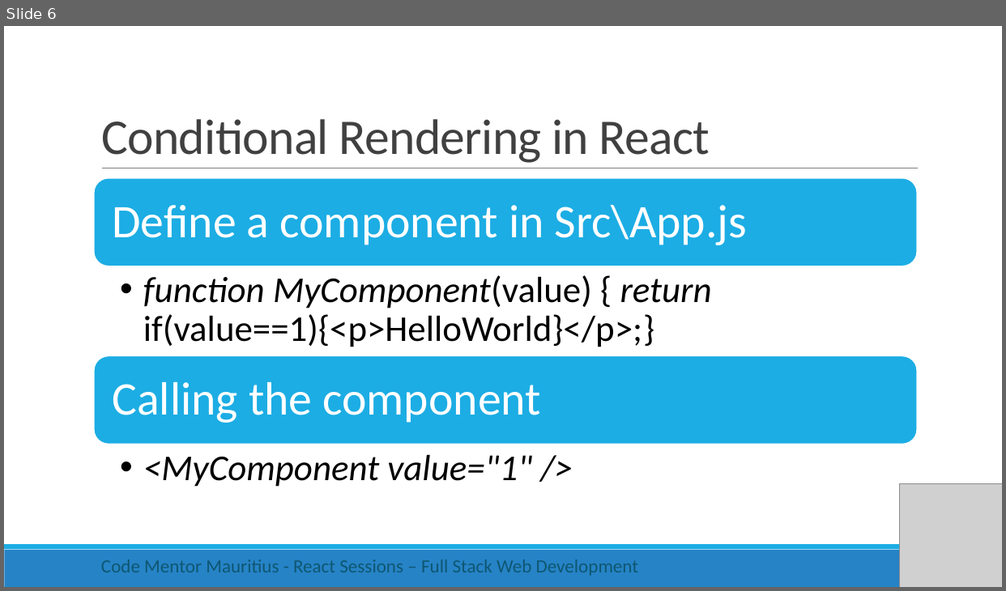
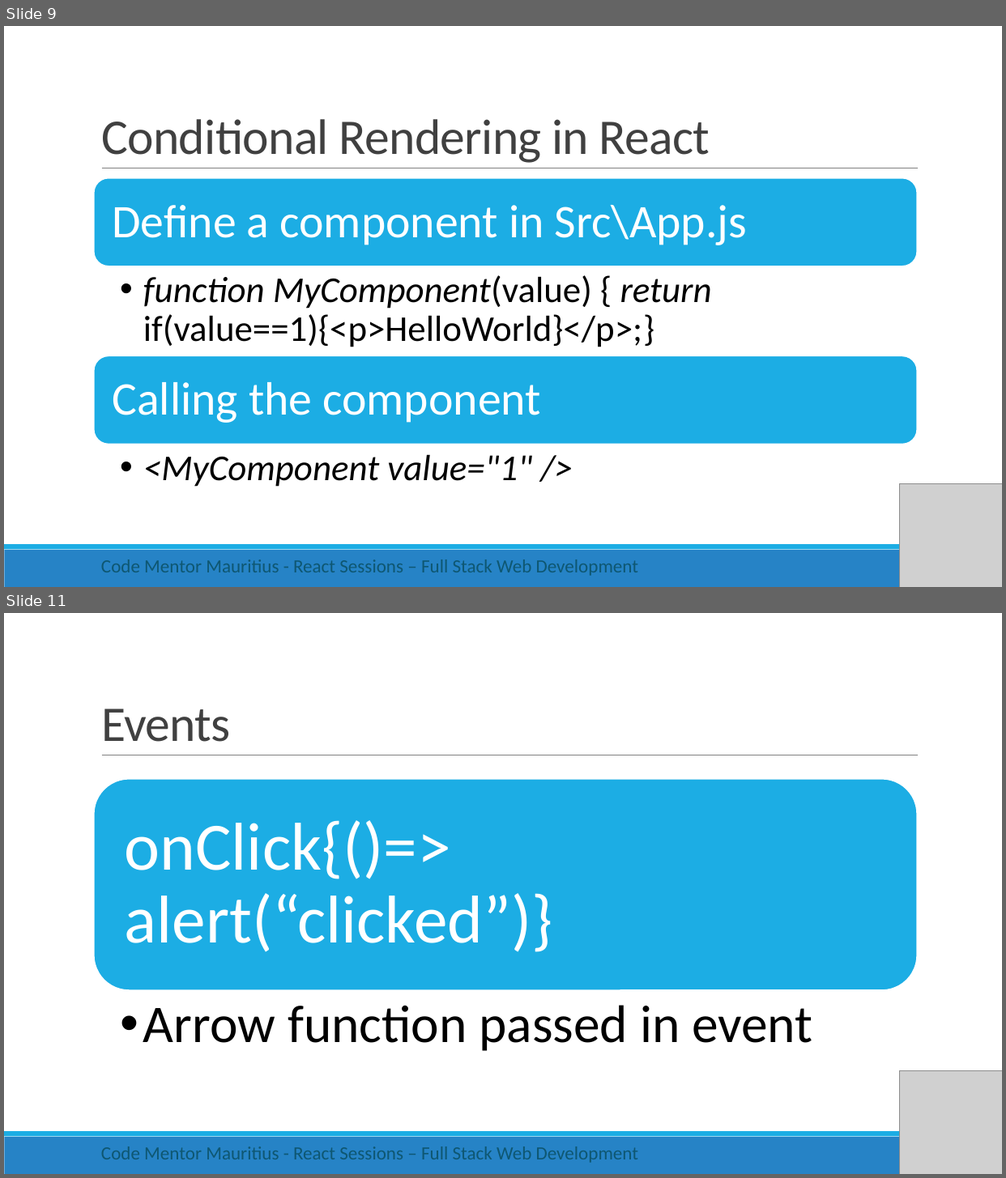
Before and after one commit to rishigujadhur1/Slides, a slide deck: React/React Session 1.pptx. Shown one above the other, each under a label of ours: slide 6 before the commit, slides 9 and 11 after it; the slides between them are not shown. The pictures are 1006x591 and 1006x1178 pixels, drawn with LibreOffice and Linux fonts; fonts in the diff are those of the drawing; grey boxes stand for pictures. Boxes give left, top, right and bottom in pixels: in the first picture for what was removed or moved away, otherwise in the second. Text is boxed around its words. In the diff, an @@ line names an element or a change of style, - is before the commit and + after.

```diff
--- a/React/React Session 1.pptx
+++ b/React/React Session 1.pptx
@@ slide 11 added at <box>4,613,1002,1174</box>, background #FFFFFF; not listed: 3 template elements that a slide beside it also shows @@
@@ title added at <box>101,709,231,742</box>, 48 pt, text #404040 @@
+Events
@@ rounded rectangle added at <box>94,779,918,991</box>, fill #1CADE4, outline #FFFFFF 1.25 pt @@
@@ text added at <box>125,820,553,952</box>, 65 pt, text #FFFFFF @@
+onClick{()=> alert(“clicked”)}
@@ text added at <box>143,1005,812,1051</box>, 51 pt, text #000000 @@
+  • Arrow function passed in event
@@ picture added at <box>900,1071,1002,1174</box> @@
@@ text added at <box>101,1147,638,1163</box>, 18 pt, text #0E5772 @@
+Code Mentor Mauritius - React Sessions – Full Stack Web Development
@@ what was slide 6 is now slide 9 @@
```
Also in this commit, not shown: 3 slides changed, 4 other slides added.
